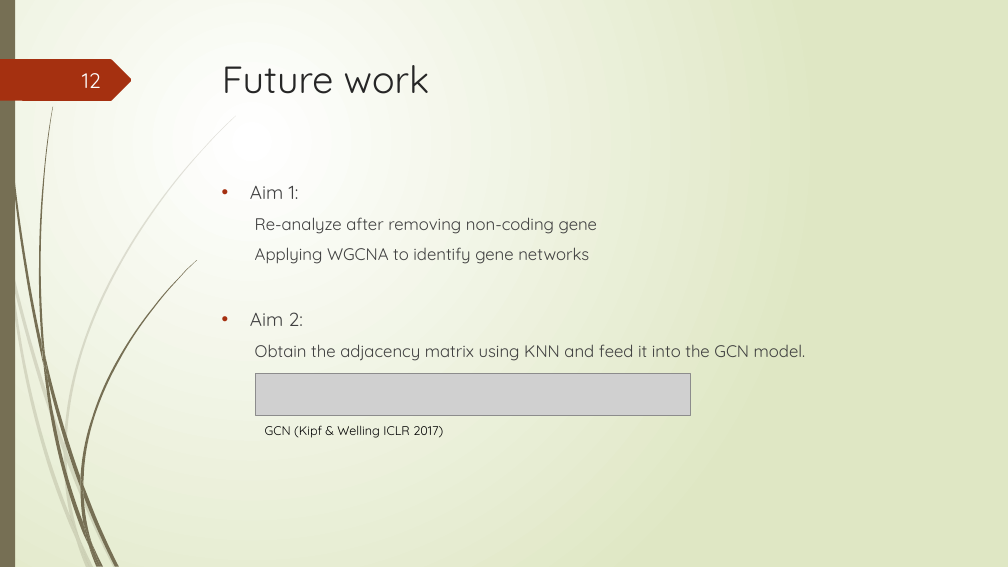
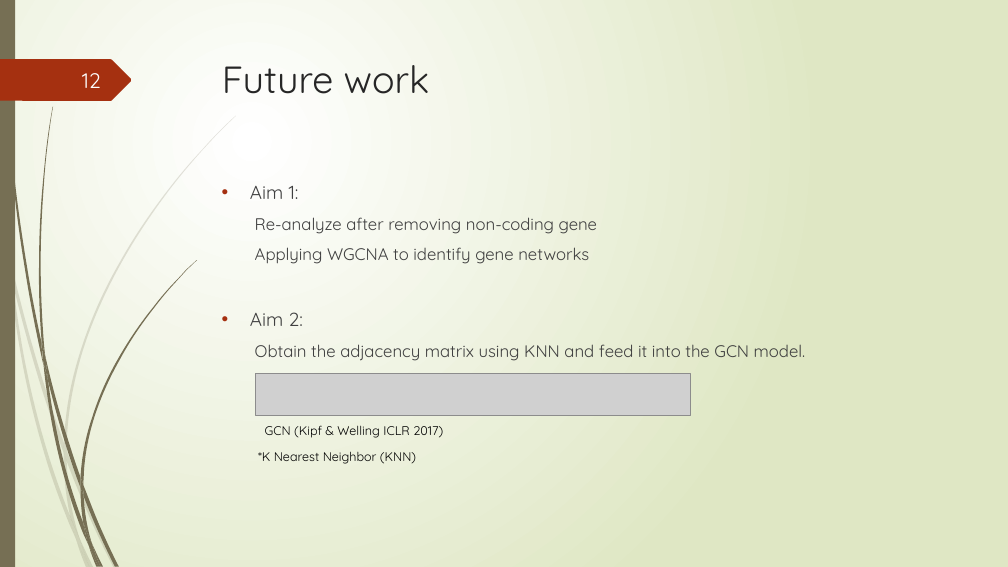
Before and after one commit to Lai-jun-yan/Academia-Sinica-internship-project, a slide deck: slide 12 of 暑期實習進度報告/presentation(1).pptx. Drawn at 1008x567 pixels with LibreOffice and Linux fonts; fonts in the diff are those of the drawing; grey boxes stand for pictures. Boxes give left, top, right and bottom in pixels: in the first picture for what was removed or moved away, otherwise in the second. Text is boxed around its words. In the diff, an @@ line names an element or a change of style, - is before the commit and + after.

```diff
--- a/暑期實習進度報告/presentation(1).pptx
+++ b/暑期實習進度報告/presentation(1).pptx
@@ text added at (258, 452, 416, 464), 12 pt, text #000000 @@
+*K Nearest Neighbor (KNN)
```
Also in this commit, not shown: 2 other slides changed.
